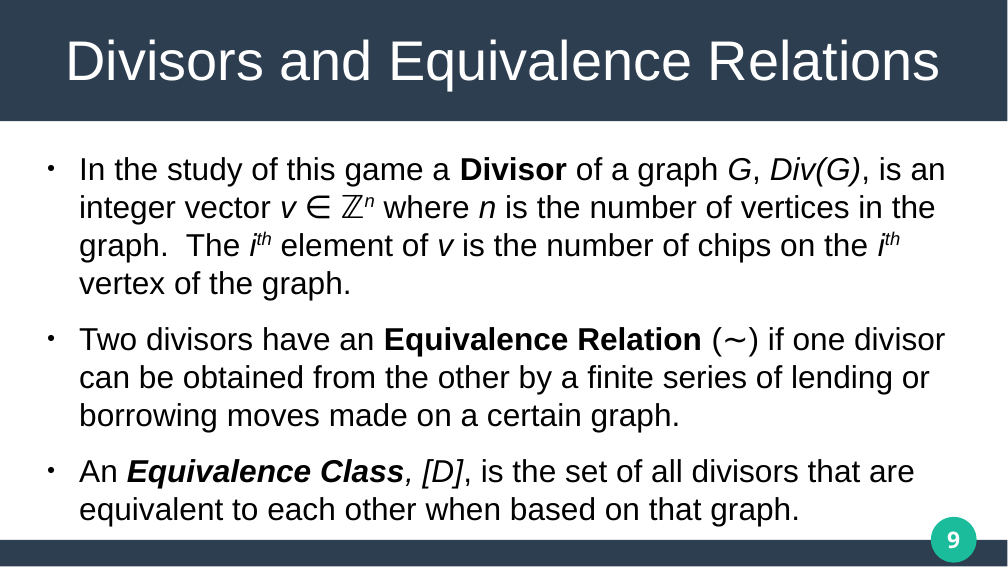
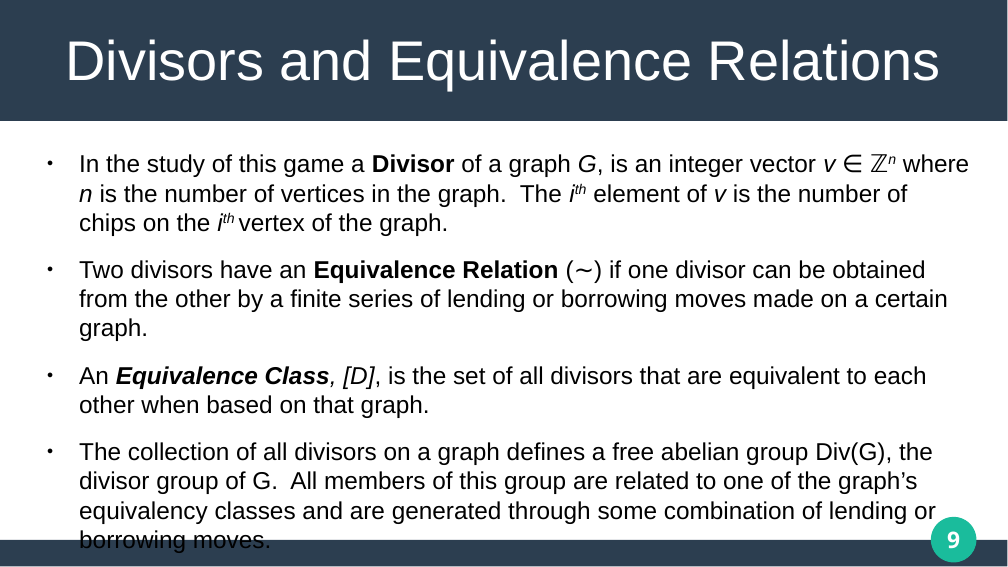
Before and after one commit to matthew-pisano/ChipFiring, a slide deck: slide 9 of Docs/JMMPresentation.pptx. Drawn at 1008x567 pixels with LibreOffice and Linux fonts; fonts in the diff are those of the drawing. Boxes give left, top, right and bottom in pixels: in the first picture for what was removed or moved away, otherwise in the second. Text is boxed around its words. In the diff, an @@ line names an element or a change of style, - is before the commit and + after.

```diff
--- a/Docs/JMMPresentation.pptx
+++ b/Docs/JMMPresentation.pptx
@@ text at <box>79,154,969,236</box>: text changed; size 25 to 19.2 pt @@
-● In the study of this game a Divisor of a graph G, Div(G), is an integer vector v ∈ ℤn where n is the number of vertices in the graph. The ith element of v is the number of chips on the ith vertex of the graph.
+● In the study of this game a Divisor of a graph G, is an integer vector v ∈ ℤn where n is the number of vertices in the graph. The ith element of v is the number of chips on the ith vertex of the graph.
@@ text at <box>79,260,948,418</box>: size 25 to 19.2 pt in "Two divisors have an Equivalence Relation (∼) ...", "An Equivalence Class, [D], is the set ..." @@
@@ text at <box>79,442,936,524</box>: paragraph added @@
+● The collection of all divisors on a graph defines a free abelian group Div(G), the divisor group of G. All members of this group are related to one of the graph’s equivalency classes and are generated through some combination of lending or borrowing moves.
```
Also in this commit, not shown: 4 other slides changed, 1 other file.
